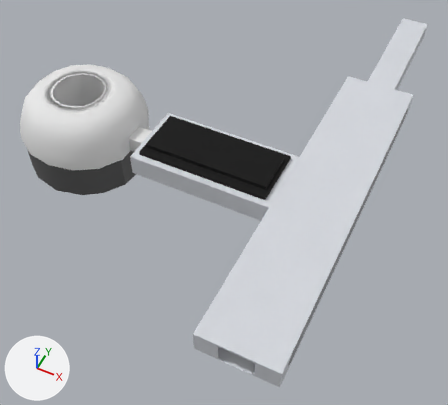
What one commit did to the glTF model static/models/room.glb.
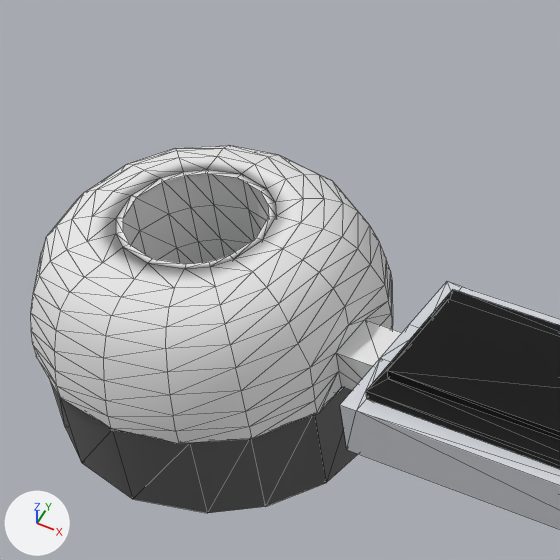
Old and new are each drawn whole from a 50 mm camera at (32.6, -52.4, 60.2) aimed at (5.4, 1.9, -7.8) and again close up on the part from 2% to 47% of the width and 3% to 52% of the height. The lights are fixed; the arrows at lower left show +X, +Y and +Z. The close-ups show mesh edges as thin lines. Where no turn or scale is listed for an object, it has been applied to the vertices. Vertices at the same position are counted once.

The first close-up shows 'Dome', 'Launcher', 'Lobby'.
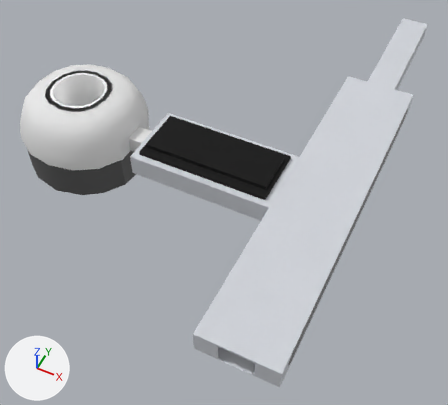
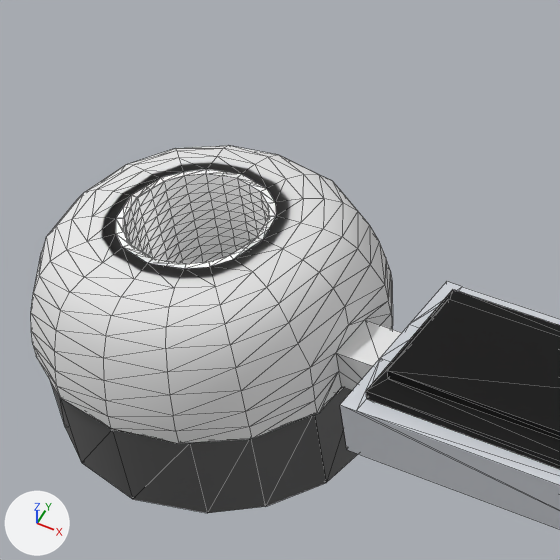
The change, as a list of edits to the scene's bpy script:
```text
Add mat_barrelmaterial:
    mat_barrelmaterial = principled_material('BarrelMaterial')
    mat_barrelmaterial.base_color = (1.0, 1.0, 1.0)  # white #ffffff
    mat_barrelmaterial.metallic = 0.5
    mat_barrelmaterial.emission_strength = 0.1
Change me_domemesh:
    used by ob_dome; location = (0.0, 0.0, 0.0)
    remove me_domemesh.from_pydata(...)  # 318 vertices, 627 faces; spans x -25.0..-5.0, y -9.0..9.0, z 0.0..6.7
    add me_domemesh.from_pydata(...)  # 289 vertices, 531 faces; spans x -25.0..-5.0, y -9.0..9.0, z 0.0..6.7
    me_domemesh part 1
    29 vertices are removed from x -19.9..-12.1, y -3.9..3.9, z 2.2..4.5
    96 faces are deleted
Add me_launcherbarrelmesh:
    me_launcherbarrelmesh.from_pydata(...)  # 600 vertices, 1200 faces; spans x -19.88..-12.05, y -3.91..3.91, z 0.0..6.69
    me_launcherbarrelmesh.materials.append(mat_barrelmaterial)  # white #ffffff
Add ob_launcherbarrel:
    ob_launcherbarrel = bpy.data.objects.new('LauncherBarrel', me_launcherbarrelmesh)
    ob_launcherbarrel.location = (0.0, 0.0, 0.0)
```

Where the change shows, as pixel boxes [x1, y1, x2, y2] in the close-ups (560 x 560 px):
'LauncherBarrel', added: after [116, 169, 276, 269]
part 1 of me_domemesh, deleted: before [123, 173, 269, 264]
